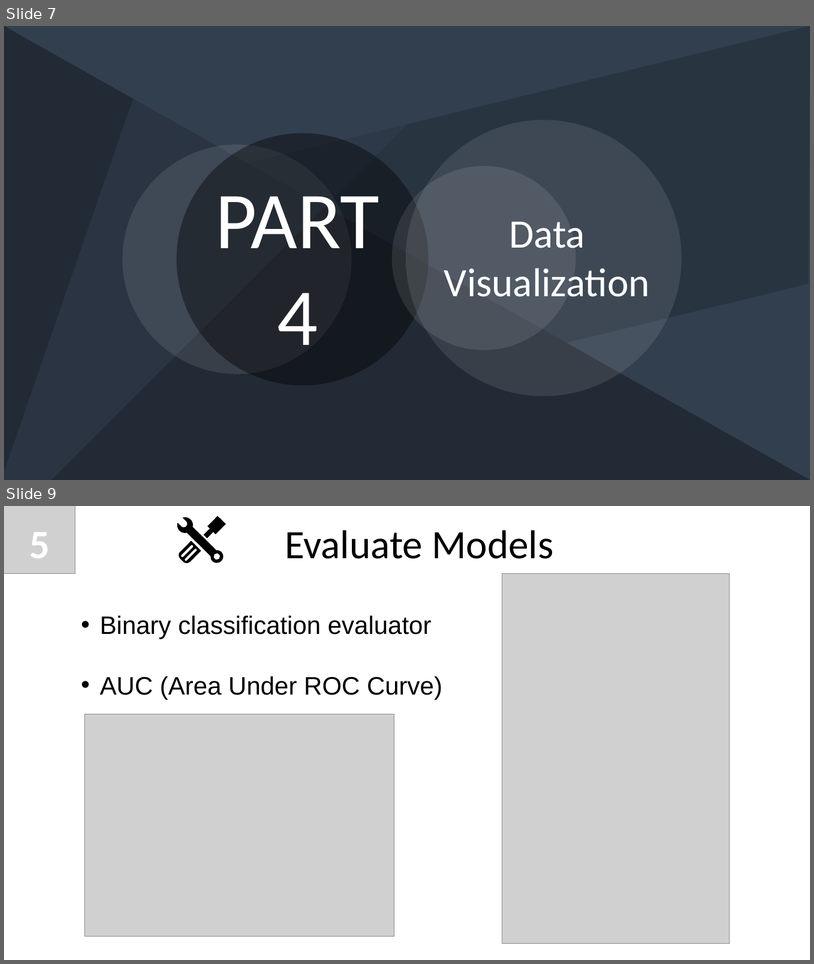
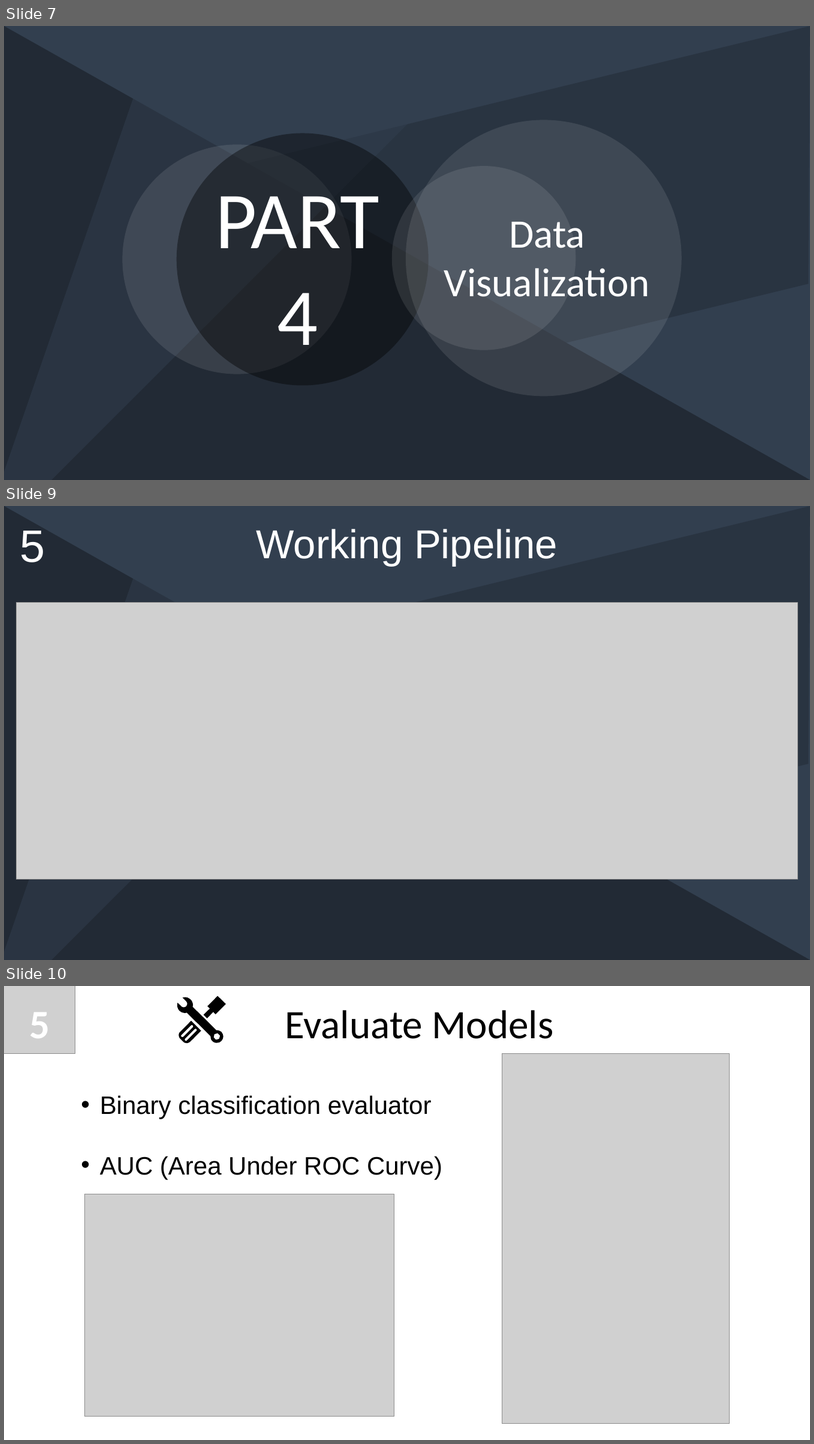
Before and after one commit to metalhacker/CrimeAnalysisProject, a slide deck: Presentation.pptx. Shown one above the other, each under a label of ours: slides 7 and 9 before the commit, slides 7, 9 and 10 after it; the slides between them are not shown. The pictures are 814x964 and 814x1444 pixels, drawn with LibreOffice and Linux fonts; fonts in the diff are those of the drawing; grey boxes stand for pictures. Boxes give left, top, right and bottom in pixels: in the first picture for what was removed or moved away, otherwise in the second. Text is boxed around its words. In the diff, an @@ line names an element or a change of style, - is before the commit and + after.

```diff
--- a/Presentation.pptx
+++ b/Presentation.pptx
@@ slide 9 added at [4, 506, 810, 960], background #323F4F; not listed: 3 template elements that a slide beside it also shows @@
@@ text added at [20, 531, 45, 562], 54 pt, text #FFFFFF @@
+5
@@ text added at [256, 529, 558, 566], 48 pt, text #FFFFFF @@
+Working Pipeline
@@ picture added at [16, 602, 798, 879] @@
@@ what was slide 9 is now slide 10 @@
```
Also in this commit, not shown: 1 slide changed.
